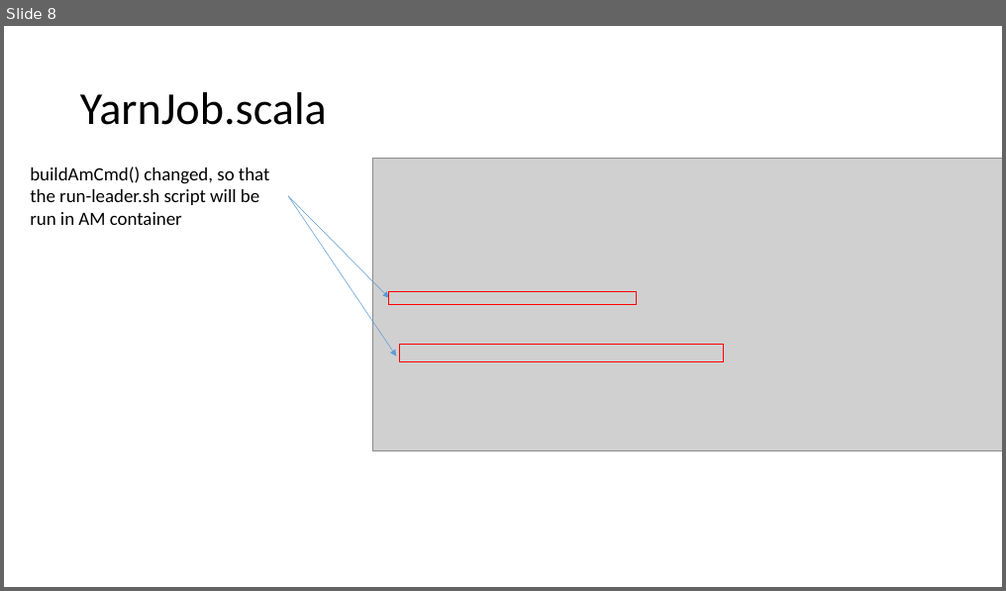
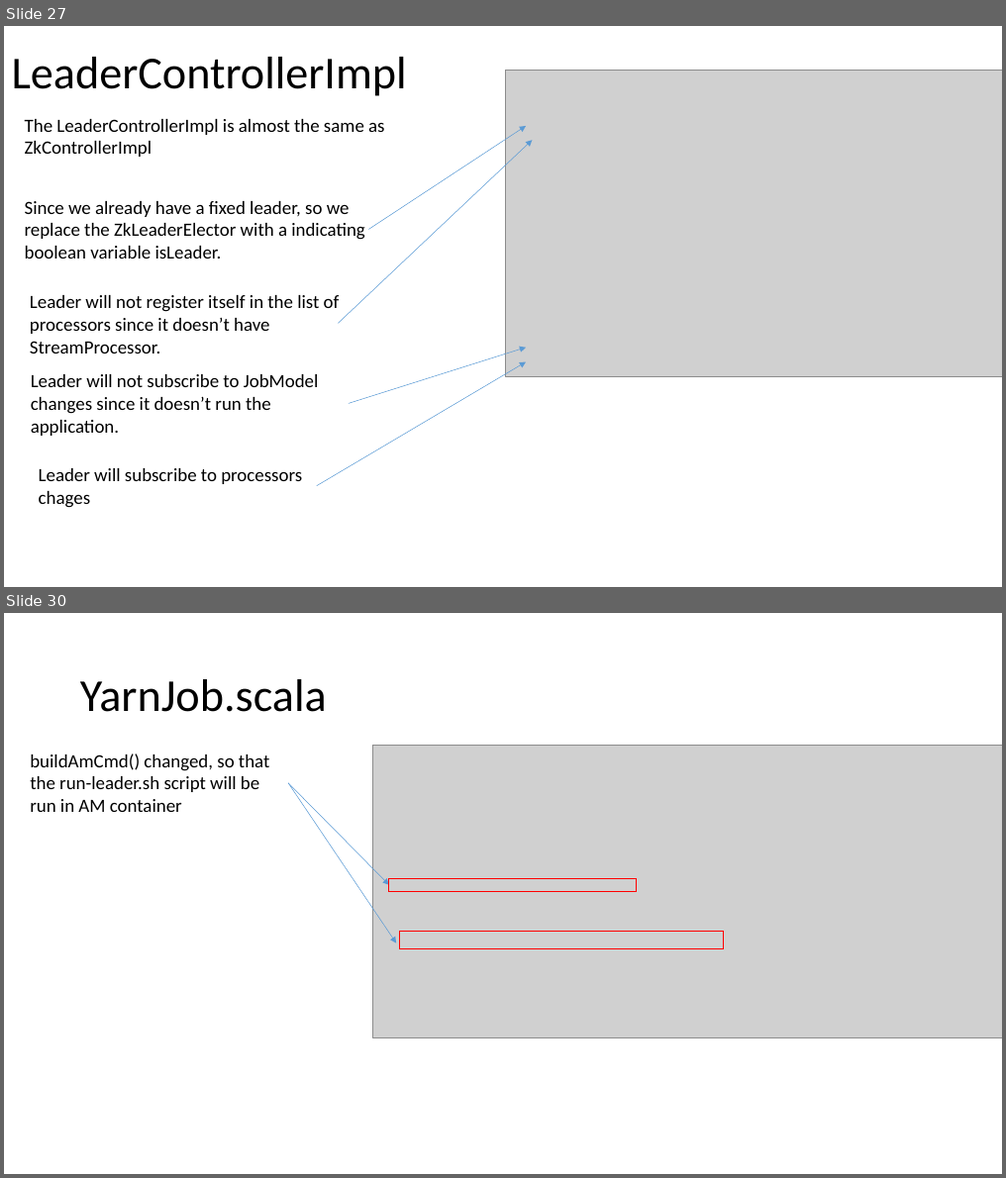
Before and after one commit to Swrrt/Samza-Documents, a slide deck: Documentation/Samza-Snapshot.pptx. Shown one above the other, each under a label of ours: slide 8 before the commit, slides 27 and 30 after it; the slides between them are not shown. The pictures are 1006x591 and 1006x1178 pixels, drawn with LibreOffice and Linux fonts; fonts in the diff are those of the drawing; grey boxes stand for pictures. Boxes give left, top, right and bottom in pixels: in the first picture for what was removed or moved away, otherwise in the second. Text is boxed around its words. In the diff, an @@ line names an element or a change of style, - is before the commit and + after.

```diff
--- a/Documentation/Samza-Snapshot.pptx
+++ b/Documentation/Samza-Snapshot.pptx
@@ slide 27 added at bbox=[4, 26, 1002, 587], background #FFFFFF @@
@@ title added at bbox=[12, 57, 407, 96], 44 pt, text #000000 @@
+LeaderControllerImpl
@@ picture added at bbox=[506, 70, 1002, 376] @@
@@ text added at bbox=[25, 119, 384, 157], 18 pt, text #000000 @@
+The LeaderControllerImpl is almost the same as ZkControllerImpl
@@ arrow added from (338, 323) to (533, 140), #5B9BD5 0.5 pt @@
@@ arrow added from (368, 230) to (526, 126), #5B9BD5 0.5 pt @@
@@ text added at bbox=[25, 201, 365, 259], 18 pt, text #000000 @@
+Since we already have a fixed leader, so we replace the ZkLeaderElector with a indicating boolean variable isLeader.
@@ text added at bbox=[30, 295, 340, 354], 18 pt, text #000000 @@
+Leader will not register itself in the list of processors since it doesn’t have StreamProcessor.
@@ arrow added from (349, 404) to (526, 348), #5B9BD5 0.5 pt @@
@@ text added at bbox=[31, 374, 319, 436], 18 pt, text #000000 @@
+Leader will not subscribe to JobModel changes since it doesn’t run the application.
@@ arrow added from (317, 486) to (526, 363), #5B9BD5 0.5 pt @@
@@ text added at bbox=[39, 469, 302, 508], 18 pt, text #000000 @@
+Leader will subscribe to processors chages
@@ what was slide 8 is now slide 30 @@
```
Also in this commit, not shown: 3 slides changed, 20 other slides added, 1 slide removed.
